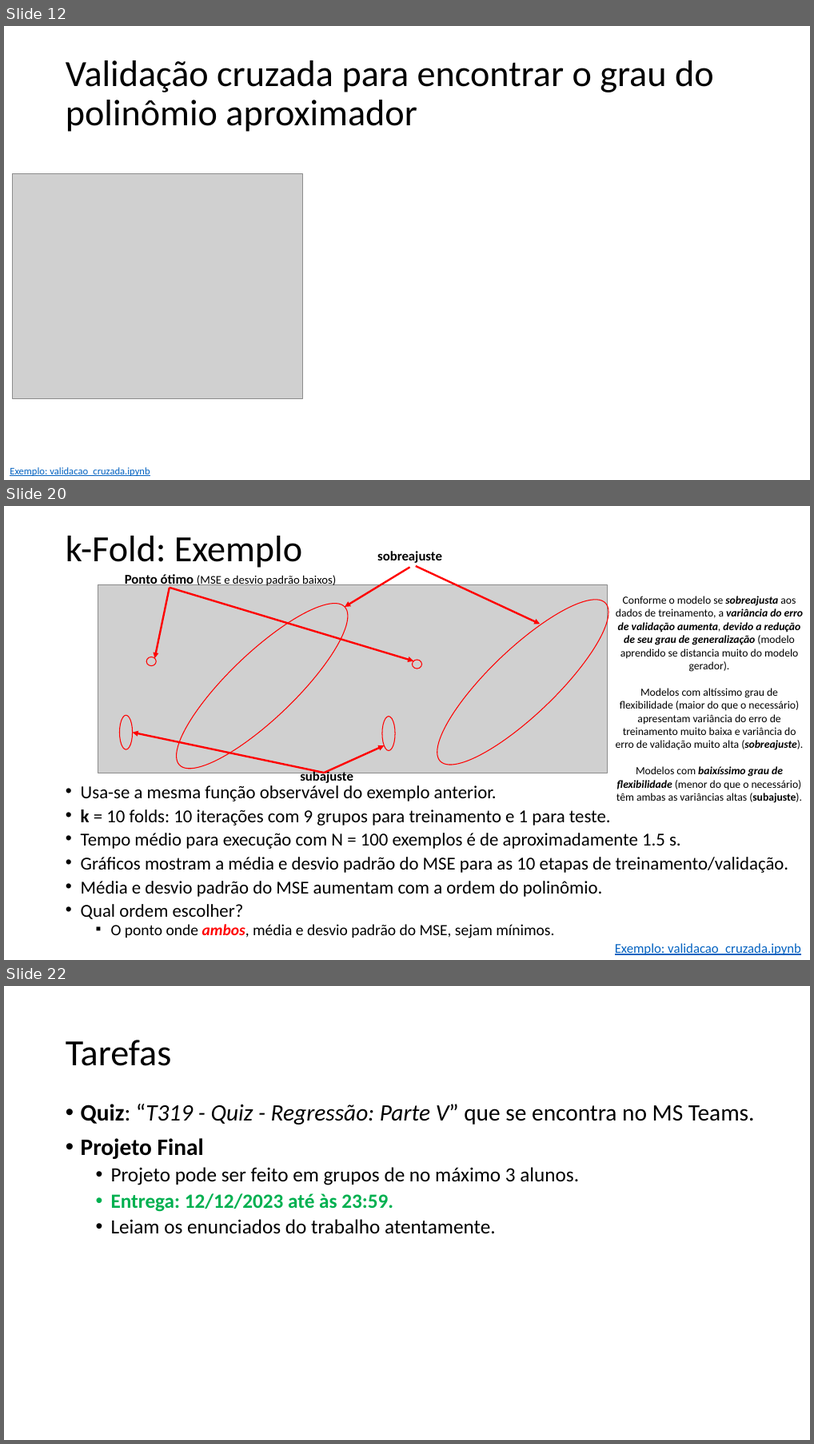
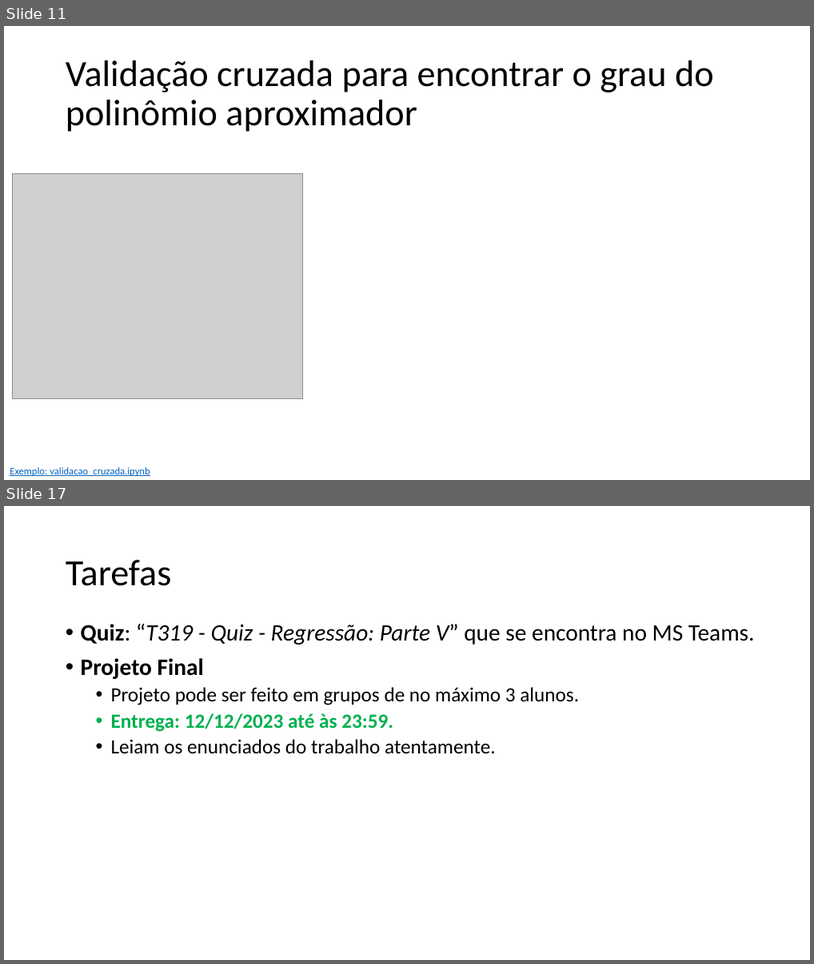
Before and after one commit to zz4fap/t319_aprendizado_de_maquina, a slide deck: slides/T319_Regressão_Linear (Parte V).pptx. Shown one above the other, each under a label of ours: slides 12, 20 and 22 before the commit, slides 11 and 17 after it; the slides between them are not shown. The pictures are 814x1444 and 814x964 pixels, drawn with LibreOffice and Linux fonts; fonts in the diff are those of the drawing; grey boxes stand for pictures. Boxes give left, top, right and bottom in pixels: in the first picture for what was removed or moved away, otherwise in the second. Text is boxed around its words. In the diff, an @@ line names an element or a change of style, - is before the commit and + after.

```diff
--- a/slides/T319_Regressão_Linear (Parte V).pptx
+++ b/slides/T319_Regressão_Linear (Parte V).pptx
@@ slide 20 removed at (x1=4, y1=506, x2=810, y2=960), background #FFFFFF @@
@@ title removed at (x1=66, y1=536, x2=302, y2=568) @@
-k-Fold: Exemplo
@@ text removed at (x1=378, y1=551, x2=442, y2=563) @@
-sobreajuste
@@ text removed at (x1=125, y1=573, x2=336, y2=588) @@
-Ponto ótimo (MSE e desvio padrão baixos)
@@ arrow removed from (410, 567) to (345, 607) @@
@@ arrow removed from (416, 566) to (541, 624) @@
@@ picture removed at (x1=98, y1=584, x2=607, y2=772) @@
@@ arrow removed from (170, 588) to (154, 659) @@
@@ ellipse removed at (x1=157, y1=583, x2=368, y2=788) @@
@@ arrow removed from (170, 588) to (414, 661) @@
@@ ellipse removed at (x1=418, y1=580, x2=629, y2=785) @@
@@ text removed at (x1=616, y1=596, x2=803, y2=803) @@
-Conforme o modelo se sobreajusta aos dados de treinamento, a variância do erro de validação aumenta, devido a redução de seu grau de generalização (modelo aprendido se distancia muito do modelo gerador).
-Modelos com altíssimo grau de flexibilidade (maior do que o necessário) apresentam variância do erro de treinamento muito baixa e variância do erro de validação muito alta (sobreajuste).
-Modelos com baixíssimo grau de flexibilidade (menor do que o necessário) têm ambas as variâncias altas (subajuste).
@@ ellipse removed at (x1=146, y1=656, x2=157, y2=666) @@
@@ ellipse removed at (x1=412, y1=660, x2=422, y2=668) @@
@@ ellipse removed at (x1=119, y1=716, x2=132, y2=750) @@
@@ ellipse removed at (x1=382, y1=716, x2=395, y2=751) @@
@@ arrow removed from (324, 772) to (132, 732) @@
@@ arrow removed from (324, 772) to (385, 745) @@
@@ text removed at (x1=81, y1=785, x2=790, y2=938) @@
-• Usa-se a mesma função observável do exemplo anterior.
-• k = 10 folds: 10 iterações com 9 grupos para treinamento e 1 para teste.
-• Tempo médio para execução com N = 100 exemplos é de aproximadamente 1.5 s.
-• Gráficos mostram a média e desvio padrão do MSE para as 10 etapas de treinamento/validação.
-• Média e desvio padrão do MSE aumentam com a ordem do polinômio.
-• Qual ordem escolher?
-  ▪ O ponto onde ambos, média e desvio padrão do MSE, sejam mínimos.
@@ text removed at (x1=300, y1=770, x2=354, y2=784) @@
-subajuste
@@ text removed at (x1=615, y1=943, x2=802, y2=955) @@
-Exemplo: validacao_cruzada.ipynb
@@ what was slide 12 is now slide 11 @@
@@ what was slide 22 is now slide 17 @@
```
Also in this commit, not shown: 2 slides changed, 4 slides added, 8 other slides removed, 1 other file.
